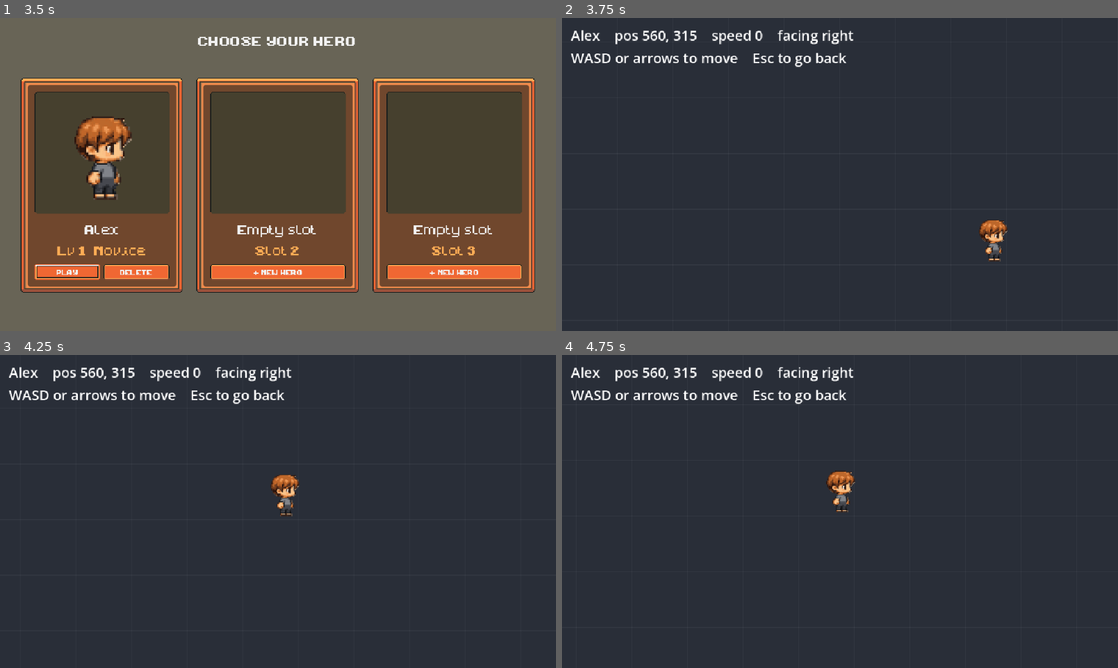
Above: before the commit, frames 1-4 (two rows, left to right).
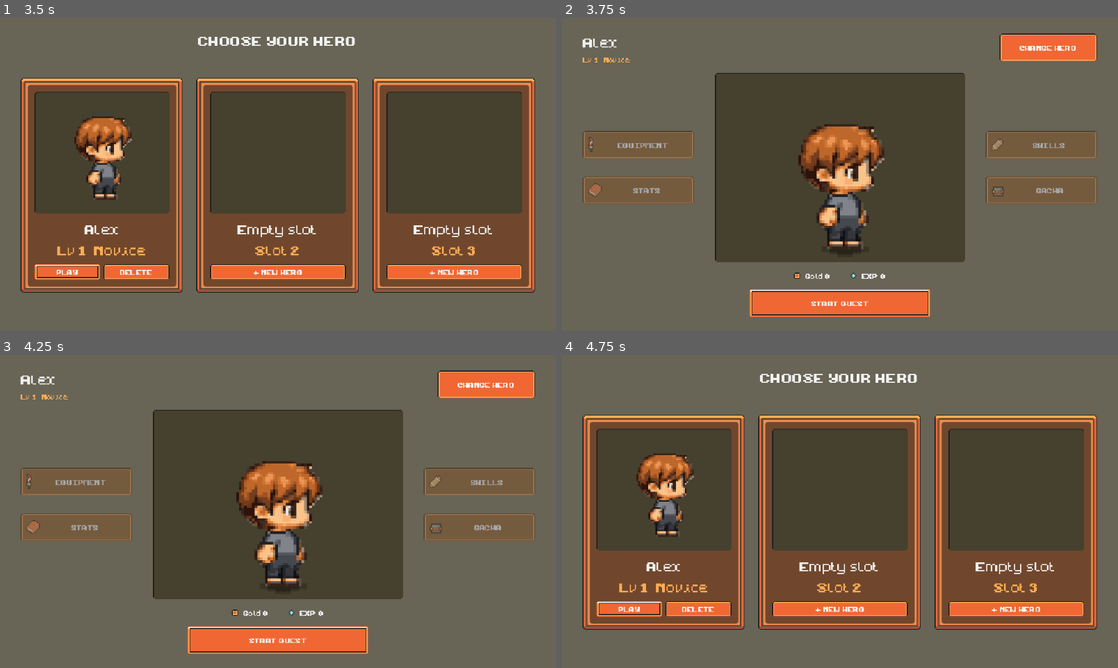
Above: after the commit, the same moments.

Repository: tthung1997/miniquest
Game: Godot game, scene res://scenes/main.tscn
Two runs of this game, one before a commit and one after it. Both use one fixed random seed, a clock stepped at 60 frames per second and the inputs below.
Inputs (mouse positions are in pixels of both pictures, inside the frame that each line leads up to):
- Up to frame 1 (3.5 s): click "+ NEW HERO" at 0.5 s; click (278, 177) at 1.27 s; type "Alex" at 1.35 s; click "+ NEW HERO" at 2 s; click "CREATE" at 2.75 s
- Up to frame 2 (3.75 s): click "PLAY" at 3.5 s
- Up to frame 3 (4.25 s): no input
- Up to frame 4 (4.75 s): click (1051, 383) at 4.25 s, where only the run after the commit has a clickable "CHANGE HERO"

Frame 1 is identical in both runs. In frame 2, 99% of the frame differs, in the area x 0-100%, y 0-100%; in frame 3, 99%; in frame 4, 98%.

Commit message:
Add the hero hub and wire the lobby scene flow
Show the selected hero at integer scale with gold and EXP, reuse pack item icons, and add LibreSprite shadow and EXP art. Keep unbuilt features disabled and return from the playground to the hub.

Co-authored-by: Copilot App <223556219+Copilot@users.noreply.github.com>

Diff:
--- a/scenes/main.tscn
+++ b/scenes/main.tscn
@@ -3,8 +3,10 @@
 [ext_resource type="Script" path="res://scripts/main.gd" id="1_main"]
 [ext_resource type="PackedScene" path="res://scenes/ui/character_select.tscn" id="2_select"]
 [ext_resource type="PackedScene" uid="uid://8gpx8i1pf80i" path="res://scenes/dev/playground.tscn" id="3_playground"]
+[ext_resource type="PackedScene" path="res://scenes/ui/hub.tscn" id="4_hub"]
 
 [node name="Main" type="Node"]
 script = ExtResource("1_main")
 character_select_scene = ExtResource("2_select")
+hub_scene = ExtResource("4_hub")
 playground_scene = ExtResource("3_playground")
--- /dev/null
+++ b/scenes/ui/hub.tscn
@@ -0,0 +1,217 @@
+[gd_scene format=3]
+
+[ext_resource type="Script" path="res://scripts/ui/hub.gd" id="1_hub"]
+[ext_resource type="Theme" path="res://resources/ui/wood_theme.tres" id="2_theme"]
+[ext_resource type="Texture2D" path="res://assets/packs/ninja_adventure/ui/inset.png" id="3_well"]
+[ext_resource type="PackedScene" path="res://scenes/paper_doll.tscn" id="4_doll"]
+[ext_resource type="Texture2D" path="res://assets/packs/ninja_adventure/items/sword.png" id="5_sword"]
+[ext_resource type="Texture2D" path="res://assets/packs/ninja_adventure/items/scroll.png" id="6_scroll"]
+[ext_resource type="Texture2D" path="res://assets/packs/ninja_adventure/items/book.png" id="7_book"]
+[ext_resource type="Texture2D" path="res://assets/packs/ninja_adventure/items/treasure_chest.png" id="8_chest"]
+[ext_resource type="Texture2D" path="res://assets/packs/ninja_adventure/items/gold_coin.png" id="9_coin"]
+[ext_resource type="Texture2D" path="res://assets/sprites/effects/hero_shadow.png" id="10_shadow"]
+[ext_resource type="Texture2D" path="res://assets/sprites/ui/exp_icon.png" id="11_exp"]
+
+[sub_resource type="AtlasTexture" id="ClosedChest"]
+atlas = ExtResource("8_chest")
+region = Rect2(0, 0, 16, 16)
+
+[node name="Hub" type="Control"]
+layout_mode = 3
+anchors_preset = 15
+anchor_right = 1.0
+anchor_bottom = 1.0
+grow_horizontal = 2
+grow_vertical = 2
+theme = ExtResource("2_theme")
+script = ExtResource("1_hub")
+
+[node name="Background" type="ColorRect" parent="."]
+layout_mode = 1
+anchors_preset = 15
+anchor_right = 1.0
+anchor_bottom = 1.0
+grow_horizontal = 2
+grow_vertical = 2
+mouse_filter = 2
+color = Color(0.408, 0.392, 0.337, 1)
+
+[node name="Margin" type="MarginContainer" parent="."]
+layout_mode = 1
+anchors_preset = 15
+anchor_right = 1.0
+anchor_bottom = 1.0
+grow_horizontal = 2
+grow_vertical = 2
+mouse_filter = 1
+theme_override_constants/margin_left = 24
+theme_override_constants/margin_top = 16
+theme_override_constants/margin_right = 24
+theme_override_constants/margin_bottom = 16
+
+[node name="Layout" type="VBoxContainer" parent="Margin"]
+layout_mode = 2
+mouse_filter = 1
+theme_override_constants/separation = 10
+
+[node name="Header" type="HBoxContainer" parent="Margin/Layout"]
+layout_mode = 2
+mouse_filter = 1
+theme_override_constants/separation = 16
+
+[node name="HeroInfo" type="VBoxContainer" parent="Margin/Layout/Header"]
+layout_mode = 2
+size_flags_horizontal = 3
+mouse_filter = 1
+theme_override_constants/separation = 4
+
+[node name="NameLabel" type="Label" parent="Margin/Layout/Header/HeroInfo"]
+unique_name_in_owner = true
+layout_mode = 2
+theme_override_font_sizes/font_size = 16
+text = "No hero selected"
+text_overrun_behavior = 3
+
+[node name="InfoLabel" type="Label" parent="Margin/Layout/Header/HeroInfo"]
+unique_name_in_owner = true
+layout_mode = 2
+theme_type_variation = &"AccentLabel"
+text = "Choose a hero to start"
+
+[node name="ChangeHeroButton" type="Button" parent="Margin/Layout/Header"]
+unique_name_in_owner = true
+custom_minimum_size = Vector2(112, 32)
+layout_mode = 2
+size_flags_vertical = 4
+focus_neighbor_bottom = NodePath("../../QuestButton")
+focus_next = NodePath("../../QuestButton")
+focus_previous = NodePath("../../QuestButton")
+text = "CHANGE HERO"
+
+[node name="Middle" type="HBoxContainer" parent="Margin/Layout"]
+layout_mode = 2
+size_flags_vertical = 3
+mouse_filter = 1
+theme_override_constants/separation = 24
+
+[node name="LeftActions" type="VBoxContainer" parent="Margin/Layout/Middle"]
+custom_minimum_size = Vector2(128, 0)
+layout_mode = 2
+size_flags_vertical = 4
+mouse_filter = 1
+theme_override_constants/separation = 20
+
+[node name="EquipmentButton" type="Button" parent="Margin/Layout/Middle/LeftActions"]
+custom_minimum_size = Vector2(0, 32)
+layout_mode = 2
+tooltip_text = "Coming soon"
+focus_mode = 0
+disabled = true
+text = "EQUIPMENT"
+icon = ExtResource("5_sword")
+
+[node name="StatsButton" type="Button" parent="Margin/Layout/Middle/LeftActions"]
+custom_minimum_size = Vector2(0, 32)
+layout_mode = 2
+tooltip_text = "Coming soon"
+focus_mode = 0
+disabled = true
+text = "STATS"
+icon = ExtResource("7_book")
+
+[node name="Portrait" type="NinePatchRect" parent="Margin/Layout/Middle"]
+unique_name_in_owner = true
+custom_minimum_size = Vector2(192, 192)
+layout_mode = 2
+size_flags_horizontal = 3
+mouse_filter = 2
+texture = ExtResource("3_well")
+patch_margin_left = 3
+patch_margin_top = 3
+patch_margin_right = 3
+patch_margin_bottom = 3
+
+[node name="DollAnchor" type="Node2D" parent="Margin/Layout/Middle/Portrait"]
+unique_name_in_owner = true
+
+[node name="Shadow" type="Sprite2D" parent="Margin/Layout/Middle/Portrait/DollAnchor"]
+position = Vector2(2, 1)
+texture = ExtResource("10_shadow")
+
+[node name="PaperDoll" parent="Margin/Layout/Middle/Portrait/DollAnchor" instance=ExtResource("4_doll")]
+unique_name_in_owner = true
+
+[node name="RightActions" type="VBoxContainer" parent="Margin/Layout/Middle"]
+custom_minimum_size = Vector2(128, 0)
+layout_mode = 2
+size_flags_vertical = 4
+mouse_filter = 1
+theme_override_constants/separation = 20
+
+[node name="SkillsButton" type="Button" parent="Margin/Layout/Middle/RightActions"]
+custom_minimum_size = Vector2(0, 32)
+layout_mode = 2
+tooltip_text = "Coming soon"
+focus_mode = 0
+disabled = true
+text = "SKILLS"
+icon = ExtResource("6_scroll")
+
+[node name="GachaButton" type="Button" parent="Margin/Layout/Middle/RightActions"]
+custom_minimum_size = Vector2(0, 32)
+layout_mode = 2
+tooltip_text = "Coming soon"
+focus_mode = 0
+disabled = true
+text = "GACHA"
+icon = SubResource("ClosedChest")
+
+[node name="Readouts" type="HBoxContainer" parent="Margin/Layout"]
+layout_mode = 2
+mouse_filter = 1
+theme_override_constants/separation = 24
+alignment = 1
+
+[node name="Gold" type="HBoxContainer" parent="Margin/Layout/Readouts"]
+layout_mode = 2
+mouse_filter = 1
+theme_override_constants/separation = 6
+
+[node name="Icon" type="TextureRect" parent="Margin/Layout/Readouts/Gold"]
+layout_mode = 2
+size_flags_vertical = 4
+mouse_filter = 2
+texture = ExtResource("9_coin")
+
+[node name="GoldLabel" type="Label" parent="Margin/Layout/Readouts/Gold"]
+unique_name_in_owner = true
+layout_mode = 2
+text = "Gold --"
+
+[node name="Experience" type="HBoxContainer" parent="Margin/Layout/Readouts"]
+layout_mode = 2
+mouse_filter = 1
+theme_override_constants/separation = 6
+
+[node name="Icon" type="TextureRect" parent="Margin/Layout/Readouts/Experience"]
+layout_mode = 2
+size_flags_vertical = 4
+mouse_filter = 2
+texture = ExtResource("11_exp")
+
+[node name="ExpLabel" type="Label" parent="Margin/Layout/Readouts/Experience"]
+unique_name_in_owner = true
+layout_mode = 2
+text = "EXP --"
+
+[node name="QuestButton" type="Button" parent="Margin/Layout"]
+unique_name_in_owner = true
+custom_minimum_size = Vector2(208, 32)
+layout_mode = 2
+size_flags_horizontal = 4
+focus_neighbor_top = NodePath("../Header/ChangeHeroButton")
+focus_next = NodePath("../Header/ChangeHeroButton")
+focus_previous = NodePath("../Header/ChangeHeroButton")
+tooltip_text = "Explore the test playground until the arena is ready"
+disabled = true
+text = "START QUEST"
--- a/scripts/dev/playground.gd
+++ b/scripts/dev/playground.gd
@@ -7,7 +7,7 @@
 ## code; it exists to check movement, facing and animation switching by hand.
 
 ## Raised when the player asks to leave, so whatever opened this scene can
-## decide where to go next. Nothing listens when the scene is run on its own.
+## return to the hub. Nothing listens when the scene is run on its own.
 signal back_requested
 
 const ROOM: Rect2i = Rect2i(0, 0, 1120, 630)
@@ -42,7 +42,8 @@
 
 
 func _unhandled_input(event: InputEvent) -> void:
-	if event.is_action_pressed(&"ui_cancel"):
+	if event.is_action_pressed(&"ui_cancel") and not event.is_echo():
+		get_viewport().set_input_as_handled()
 		back_requested.emit()
 
 
--- a/scripts/main.gd
+++ b/scripts/main.gd
@@ -2,31 +2,68 @@
 extends Node
 ## Root of the game: shows one screen at a time and moves between them.
 ##
-## Keeps no global state. Each screen reports what the player chose through a
-## signal, and this swaps the next screen in. The screens are exported so they
-## are wired in the editor rather than preloaded by path.
+## Owns the active save slot and hero for this session, without an autoload.
+## Screens report choices through signals; this swaps the next screen in.
+## The scenes are exported so they are wired in the editor.
 
 @export var character_select_scene: PackedScene
+@export var hub_scene: PackedScene
 @export var playground_scene: PackedScene
 
 var _current: Node = null
+var _slot: int = -1
+var _hero: HeroData = null
 
 
 func _ready() -> void:
+	if character_select_scene == null or hub_scene == null or playground_scene == null:
+		push_error("Main: CharacterSelect, Hub and Playground scenes must be wired.")
+		return
 	_show_character_select()
 
 
 func _show_character_select() -> void:
-	var screen: CharacterSelect = character_select_scene.instantiate() as CharacterSelect
+	var screen: Node = character_select_scene.instantiate()
+	if screen is not CharacterSelect:
+		push_error("Main: character_select_scene must have a CharacterSelect root.")
+		screen.free()
+		return
+	_slot = -1
+	_hero = null
 	screen.hero_chosen.connect(_on_hero_chosen)
 	_swap_to(screen)
 
 
-func _on_hero_chosen(_slot: int, hero: HeroData) -> void:
-	var playground: Playground = playground_scene.instantiate() as Playground
-	playground.back_requested.connect(_show_character_select)
+func _on_hero_chosen(slot: int, hero: HeroData) -> void:
+	_slot = slot
+	_hero = hero
+	_show_hub()
+
+
+func _show_hub() -> void:
+	if _hero == null:
+		push_error("Main: cannot open the hub without an active hero.")
+		return
+	var hub: Node = hub_scene.instantiate()
+	if hub is not Hub:
+		push_error("Main: hub_scene must have a Hub root.")
+		hub.free()
+		return
+	hub.show_hero(_hero)
+	hub.quest_requested.connect(_show_playground)
+	hub.change_hero_requested.connect(_show_character_select)
+	_swap_to(hub)
+
+
+func _show_playground() -> void:
+	var playground: Node = playground_scene.instantiate()
+	if playground is not Playground:
+		push_error("Main: playground_scene must have a Playground root.")
+		playground.free()
+		return
+	playground.back_requested.connect(_show_hub)
 	_swap_to(playground)
-	playground.show_hero(hero)
+	playground.show_hero(_hero)
 
 
 func _swap_to(next: Node) -> void:
--- /dev/null
+++ b/scripts/ui/hub.gd
@@ -0,0 +1,92 @@
+class_name Hub
+extends Control
+## The selected hero's home screen: a portrait, readouts and build-layer actions.
+##
+## Displays the supplied hero without loading, saving or changing their data.
+## Feature screens are not built yet; Start Quest and Change Hero report choices
+## to the screen owner. Runs standalone with an unselected portrait.
+
+signal quest_requested
+signal change_hero_requested
+
+const DOLL_FEET_MARGIN: float = 18.0
+const DOLL_HEIGHT: float = 48.0
+const FRAME_SIZE: float = 64.0
+
+@export_range(1, 4) var doll_scale: int = 3
+
+var _hero: HeroData = null
+
+@onready var _portrait: NinePatchRect = %Portrait
+@onready var _doll_anchor: Node2D = %DollAnchor
+@onready var _doll: PaperDoll = %PaperDoll
+@onready var _name_label: Label = %NameLabel
+@onready var _info_label: Label = %InfoLabel
+@onready var _gold_label: Label = %GoldLabel
+@onready var _exp_label: Label = %ExpLabel
+@onready var _quest_button: Button = %QuestButton
+@onready var _change_hero_button: Button = %ChangeHeroButton
+
+
+func _ready() -> void:
+	_doll_anchor.scale = Vector2.ONE * doll_scale
+	_portrait.custom_minimum_size = Vector2(
+		FRAME_SIZE * doll_scale, DOLL_HEIGHT * doll_scale + DOLL_FEET_MARGIN + 6.0
+	)
+	_portrait.resized.connect(_place_doll)
+	_quest_button.pressed.connect(_on_quest_pressed)
+	_change_hero_button.pressed.connect(_on_change_hero_pressed)
+	_place_doll()
+	_refresh()
+
+
+func _unhandled_input(event: InputEvent) -> void:
+	if event.is_action_pressed(&"ui_cancel") and not event.is_echo():
+		get_viewport().set_input_as_handled()
+		change_hero_requested.emit()
+
+
+## Can be called before ready, or when updating the visible hero.
+func show_hero(hero: HeroData) -> void:
+	if hero == null:
+		push_error("Hub: cannot display an empty hero.")
+		return
+	_hero = hero
+	if is_node_ready():
+		_refresh()
+
+
+func _refresh() -> void:
+	_quest_button.disabled = _hero == null
+	if _hero == null:
+		_name_label.text = "No hero selected"
+		_info_label.text = "Choose a hero to start"
+		_gold_label.text = "Gold --"
+		_exp_label.text = "EXP --"
+		_change_hero_button.grab_focus()
+		return
+
+	var hero_class: ClassData = _hero.class_data()
+	var class_text: String = (
+		hero_class.display_name if hero_class != null else String(_hero.class_id)
+	)
+	_name_label.text = _hero.hero_name
+	_info_label.text = "Lv %d  %s" % [_hero.level, class_text]
+	_gold_label.text = "Gold %d" % _hero.gold
+	_exp_label.text = "EXP %d" % _hero.experience
+	_doll.wear_armour(_hero.armour)
+	_quest_button.grab_focus()
+
+
+func _place_doll() -> void:
+	_doll_anchor.position = Vector2(
+		roundf(_portrait.size.x * 0.5), roundf(_portrait.size.y - DOLL_FEET_MARGIN)
+	)
+
+
+func _on_quest_pressed() -> void:
+	quest_requested.emit()
+
+
+func _on_change_hero_pressed() -> void:
+	change_hero_requested.emit()
Binary file added: assets/packs/ninja_adventure/items/book.png
Not shown, added: assets/packs/ninja_adventure/items/book.png.import
Binary file added: assets/packs/ninja_adventure/items/gold_coin.png
Not shown, added: assets/packs/ninja_adventure/items/gold_coin.png.import
Binary file added: assets/packs/ninja_adventure/items/scroll.png
Not shown, added: assets/packs/ninja_adventure/items/scroll.png.import
Binary file added: assets/packs/ninja_adventure/items/sword.png
Not shown, added: assets/packs/ninja_adventure/items/sword.png.import
Binary file added: assets/packs/ninja_adventure/items/treasure_chest.png
Not shown, added: assets/packs/ninja_adventure/items/treasure_chest.png.import
Binary file added: assets/sprites/effects/hero_shadow.ase
Binary file added: assets/sprites/effects/hero_shadow.png
(and 6 more such lines)
